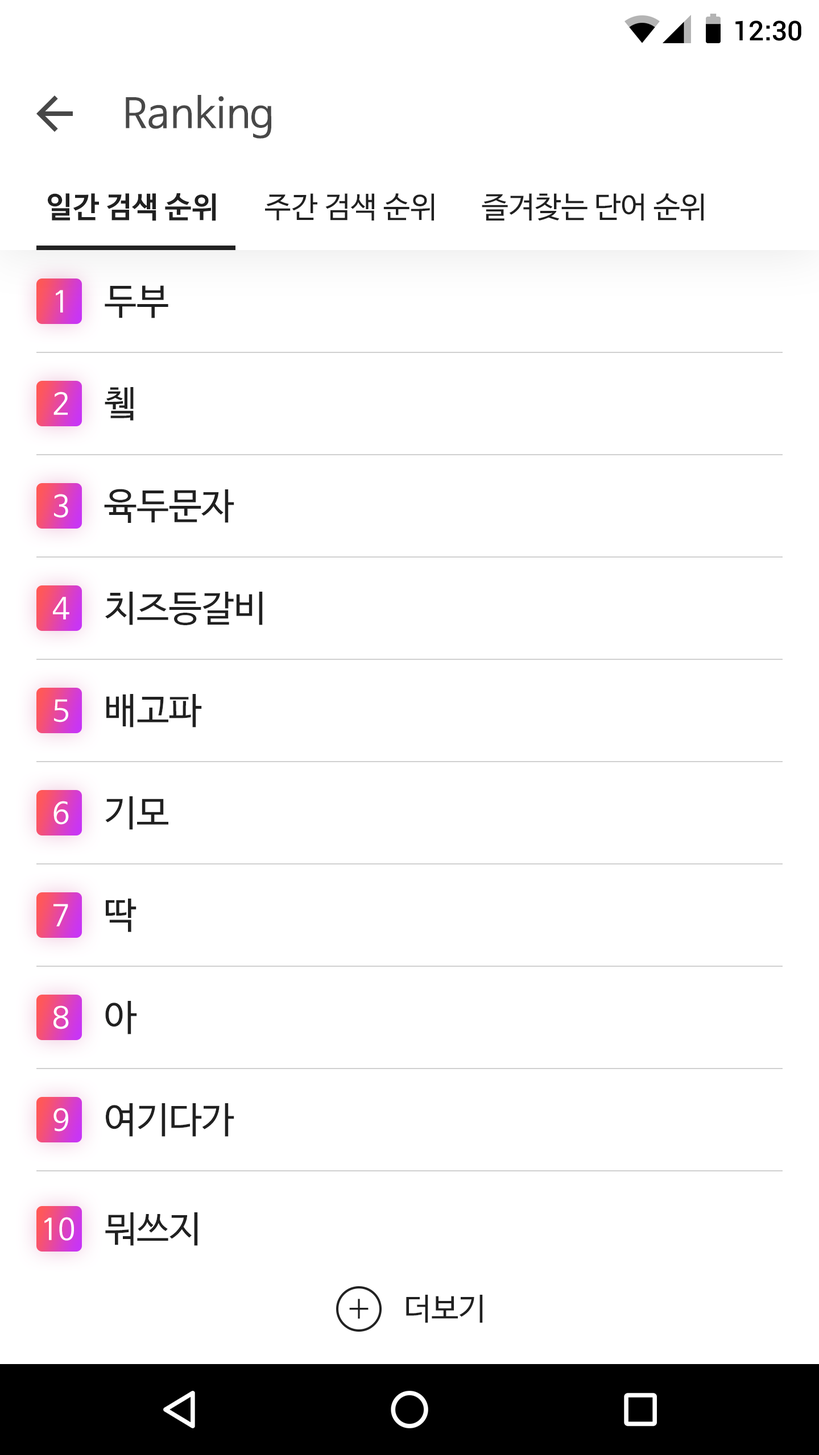
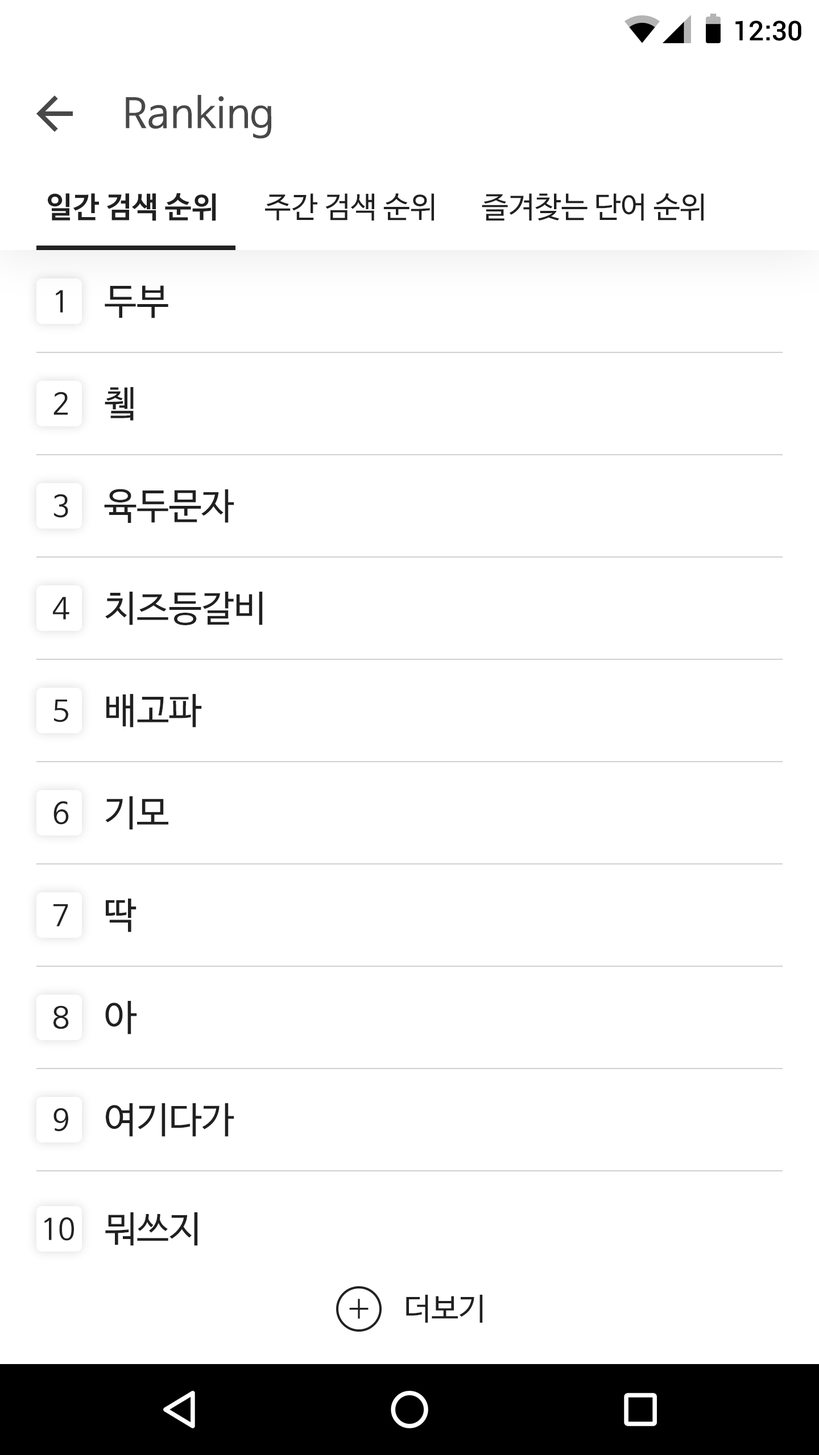
Layered file, before and after one edit (819 × 1455). Changes by layer:
painted on "10" over bbox(44, 1217, 74, 1242)
painted on "모서리가 둥근 직사각형 1" (1st of 10, in "Contents" › "그룹 4 복사 18") over bbox(36, 1206, 82, 1252)
painted on "9" over bbox(53, 1107, 69, 1132)
painted on "모서리가 둥근 직사각형 1" (2nd of 10, in "Contents" › "그룹 4 복사 17") over bbox(36, 1097, 82, 1143)
painted on "8" over bbox(53, 1005, 69, 1030)
painted on "모서리가 둥근 직사각형 1" (3rd of 10, in "Contents" › "그룹 4 복사 16") over bbox(36, 994, 82, 1041)
painted on "7" over bbox(53, 903, 69, 927)
painted on "모서리가 둥근 직사각형 1" (4th of 10, in "Contents" › "그룹 4 복사 15") over bbox(36, 892, 82, 939)
painted on "6" over bbox(53, 801, 69, 825)
painted on "모서리가 둥근 직사각형 1" (5th of 10, in "Contents" › "그룹 4 복사 14") over bbox(36, 790, 82, 836)
painted on "5" over bbox(54, 699, 69, 723)
painted on "모서리가 둥근 직사각형 1" (6th of 10, in "Contents" › "그룹 4 복사 13") over bbox(36, 687, 82, 734)
painted on "4" over bbox(52, 596, 70, 620)
painted on "모서리가 둥근 직사각형 1" (7th of 10, in "Contents" › "그룹 4 복사 12") over bbox(36, 585, 82, 632)
painted on "3" over bbox(54, 494, 69, 518)
painted on "모서리가 둥근 직사각형 1" (8th of 10, in "Contents" › "그룹 4 복사 11") over bbox(36, 483, 82, 529)
painted on "2" over bbox(53, 391, 68, 415)
painted on "모서리가 둥근 직사각형 1" (9th of 10, in "Contents" › "그룹 4 복사 10") over bbox(36, 380, 82, 427)
painted on "1" over bbox(55, 289, 64, 313)
painted on "모서리가 둥근 직사각형 1" (10th of 10, in "Contents" › "그룹 4") over bbox(36, 278, 82, 325)
